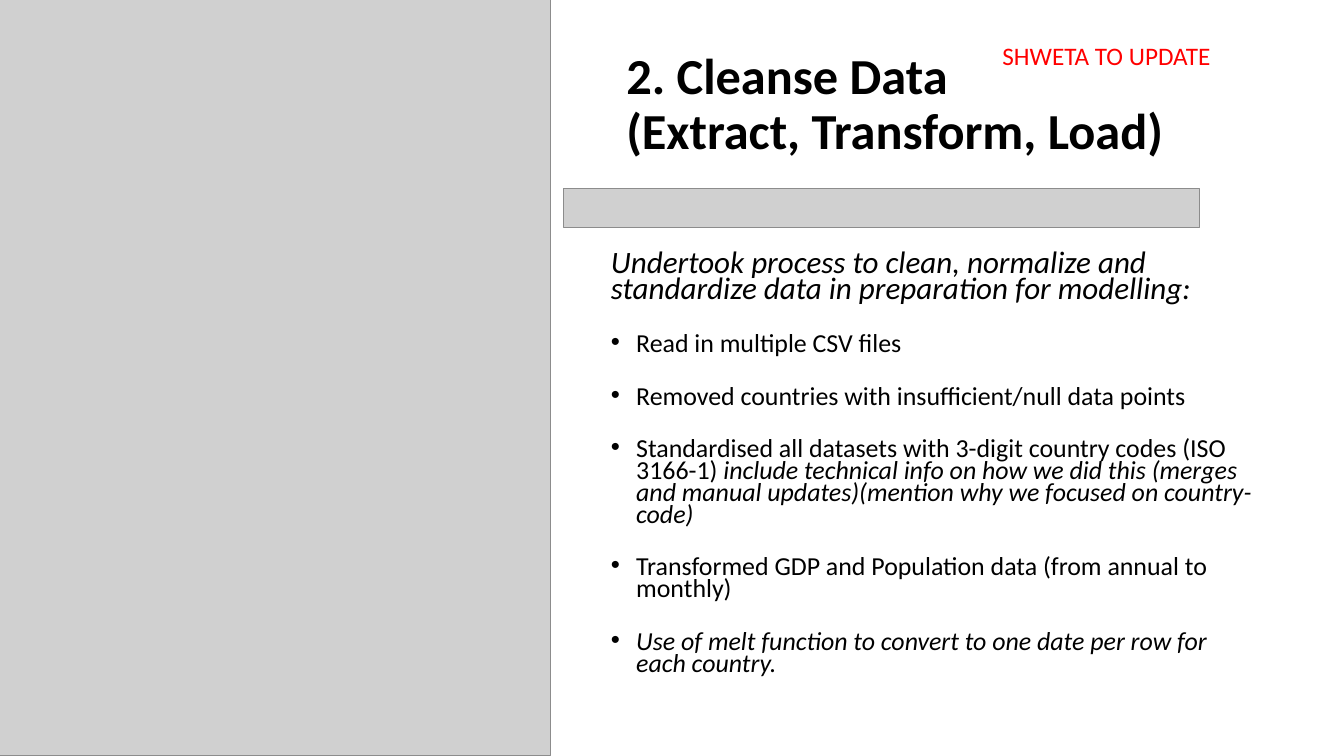
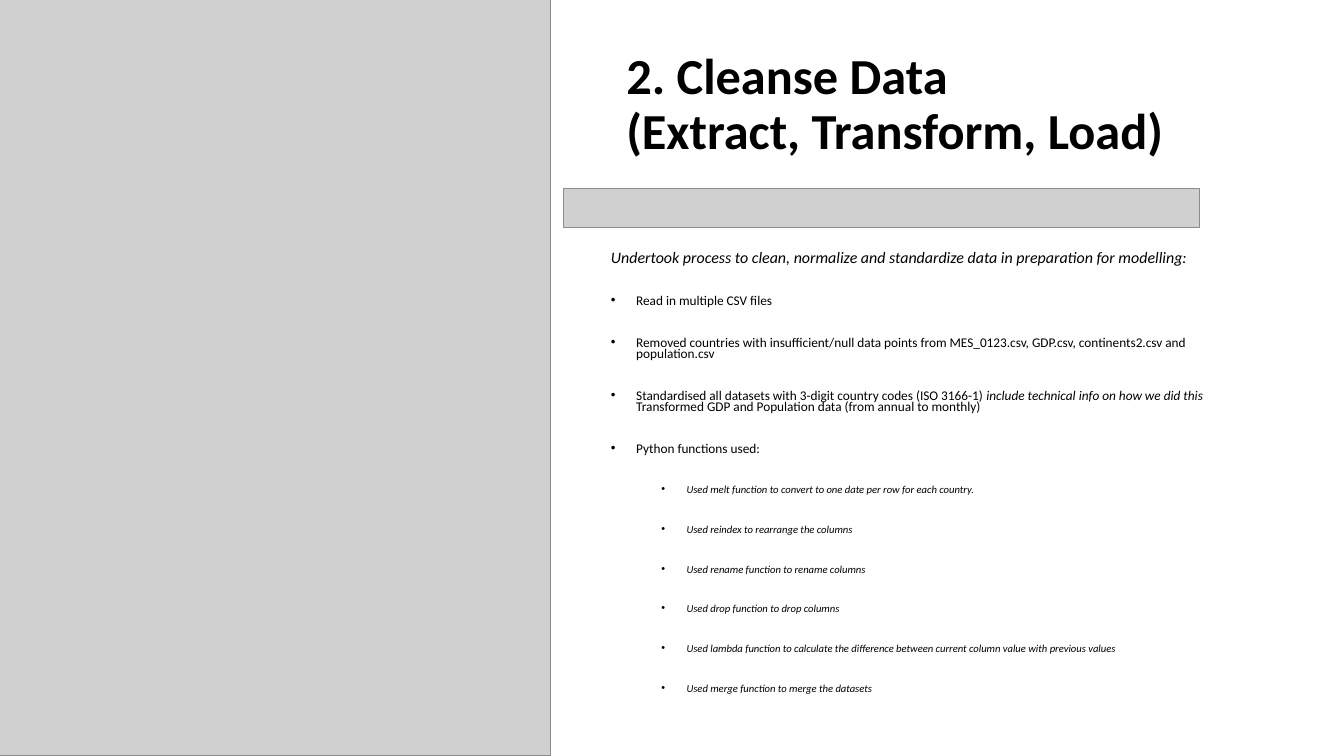
Before and after one commit to shwetajain1022/Project-4, a slide deck: slide 7 of Presentation/Proj4_presentation.pptx. Drawn at 1344x756 pixels with LibreOffice and Linux fonts; fonts in the diff are those of the drawing; grey boxes stand for pictures. Boxes give left, top, right and bottom in pixels: in the first picture for what was removed or moved away, otherwise in the second. Text is boxed around its words. In the diff, an @@ line names an element or a change of style, - is before the commit and + after.

Commit message:
updated the presentation

```diff
--- a/Presentation/Proj4_presentation.pptx
+++ b/Presentation/Proj4_presentation.pptx
@@ text removed at (1002,48,1210,65) @@
-SHWETA TO UPDATE
@@ text at (611,252,1186,307): size 22.2 to 11.4 pt in "Undertook process to clean, normalize and standardize ..."; size 18.5 to 9.5 pt in "Read in multiple CSV files" @@
@@ text at (636,337,1202,694): text changed; size 18.5 to 7.6 pt; italic on @@
-• Removed countries with insufficient/null data points
-• Standardised all datasets with 3-digit country codes (ISO 3166-1) include technical info on how we did this (merges and manual updates)(mention why we focused on country-code)
-• Transformed GDP and Population data (from annual to monthly)
-• Use of melt function to convert to one date per row for each country.
+• Removed countries with insufficient/null data points from MES_0123.csv, GDP.csv, continents2.csv and population.csv
+• Standardised all datasets with 3-digit country codes (ISO 3166-1) include technical info on how we did this Transformed GDP and Population data (from annual to monthly)
+• Python functions used:
+  • Used melt function to convert to one date per row for each country.
+  • Used reindex to rearrange the columns
+  • Used rename function to rename columns
+  • Used drop function to drop columns
+  • Used lambda function to calculate the difference between current column value with previous values
+  • Used merge function to merge the datasets
```
